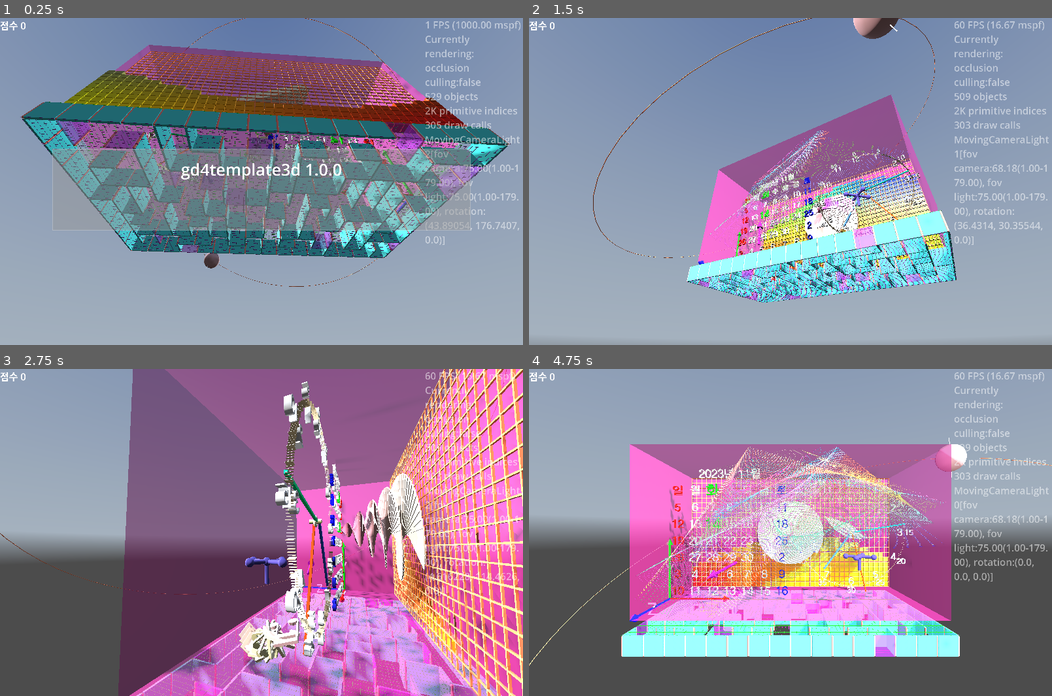
Above: before the commit, frames 1-4 (two rows, left to right).
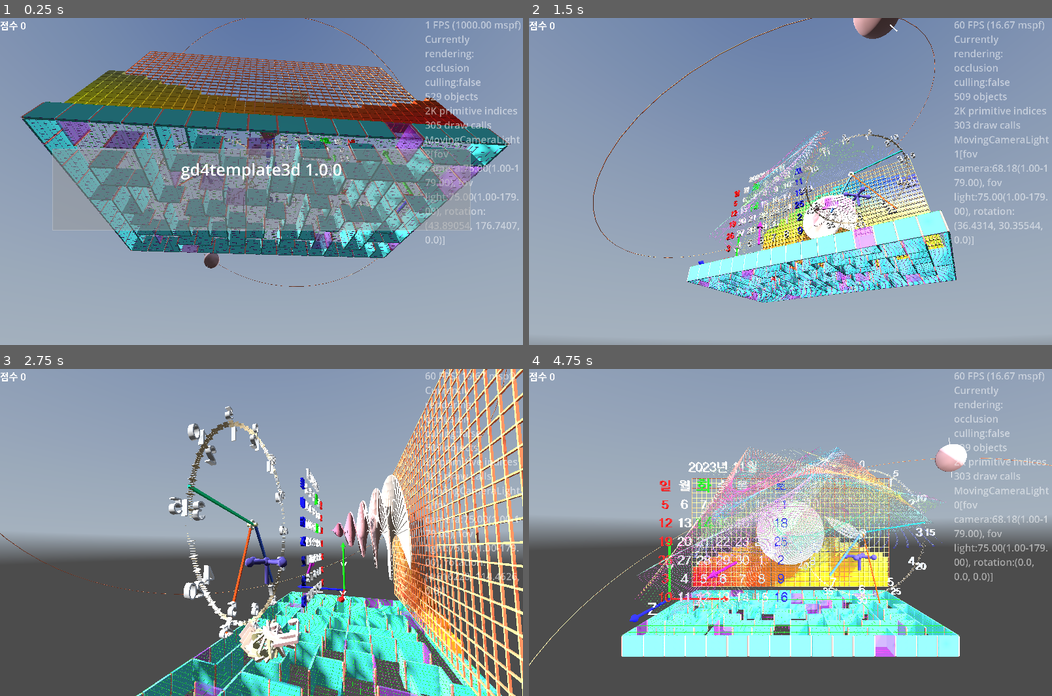
Above: after the commit, the same moments.

Repository: kasworld/gd4template3d
Game: Godot game, scene res://main.tscn
Two runs of this game, one before a commit and one after it. Both use one fixed random seed, a clock stepped at 60 frames per second and the inputs below. A sky picture missing from this copy of the repository is replaced by a grey-blue gradient.
Inputs (mouse positions are in pixels of both pictures, inside the frame that each line leads up to):
- Up to frame 1 (0.25 s): no input
- Up to frame 2 (1.5 s): tap Enter at 0.5, 0.6 s; move the mouse to (905, 165) at 0.52 s; click (905, 165) at 0.67 s; move the mouse to (685, 197) at 1.27 s; tap Delete at 1.35 s; click (685, 197) at 1.42 s
- Up to frame 3 (2.75 s): move the mouse to (313, 460) at 2.02 s; tap Enter at 2.1 s; click (313, 460) at 2.17 s
- Up to frame 4 (4.75 s): move the mouse to (764, 597) at 2.77 s; tap Delete at 2.85, 4.35 s; click (764, 597) at 2.92 s; move the mouse to (947, 581) at 3.52 s; tap Enter at 3.6 s; click (947, 581) at 3.67 s; move the mouse to (633, 483) at 4.27 s; click (633, 483) at 4.42 s

The runs differ from the first frame. In frame 1, 10% of the frame differs, in the area x 13-97%, y 1-66%; in frame 2, 10%; in frame 3, 65%, in the area x 22-100%, y 0-100%; in frame 4, 24%.

Commit message:
adjust pos

Diff:
--- a/main.gd
+++ b/main.gd
@@ -69,7 +69,6 @@
 
 func message_hidden(_s :String) -> void:
 	pass
-
 
 func wavegauge_demo() -> void:
 	var wavegauge_size := WorldSize
@@ -176,7 +175,7 @@
 		).init(WorldSize.x/2, WorldSize.y, 2, WorldSize.y/2.0/6 , false )
 	ca.rotate_y(PI/2)
 	ca.rotate_x(PI/2)
-	ca.position = Vector3(WorldSize.x/4,WorldSize.y/2,0)
+	ca.position = Vector3(WorldSize.x/4,WorldSize.y/2,WorldSize.z/4 -1)
 	$DemoContainer.add_child(ca)
 
 func clock_demo() -> void:
@@ -184,7 +183,7 @@
 		).init(WorldSize.x/4, 2, WorldSize.y/2.0/7 ,9.0, false )
 	ca.rotate_y(PI/2)
 	ca.rotate_x(PI/2)
-	ca.position = Vector3(WorldSize.x/4*3,WorldSize.y/2,0)
+	ca.position = Vector3(WorldSize.x/4*3,WorldSize.y/2,WorldSize.z/4 +1)
 	$DemoContainer.add_child(ca)
 
 func wirenet_demo() -> void:
@@ -196,7 +195,7 @@
 func bartree_demo() -> void:
 	var bt := make_tree(WorldSize.x/3, WorldSize.y/3)
 	bt.rotate_x(PI/2)
-	bt.position = WorldSize/2 + Vector3(0,0,-WorldSize.z+2)
+	bt.position = WorldSize/2 + Vector3(0,0,-WorldSize.z+3)
 	$DemoContainer.add_child(bt)
 func make_tree(tree_width :float, tree_height :float)->BarTree2:
 	var bar_width := tree_width * randf_range(0.5 , 2.0)/10
--- a/main.tscn
+++ b/main.tscn
@@ -79,6 +79,7 @@
 autowrap_mode = 3
 
 [node name="WallBox" type="MeshInstance3D" parent="."]
+visible = false
 mesh = SubResource("BoxMesh_ig7tw")
 
 [node name="TimedMessage" parent="." instance=ExtResource("5_lquwl")]
